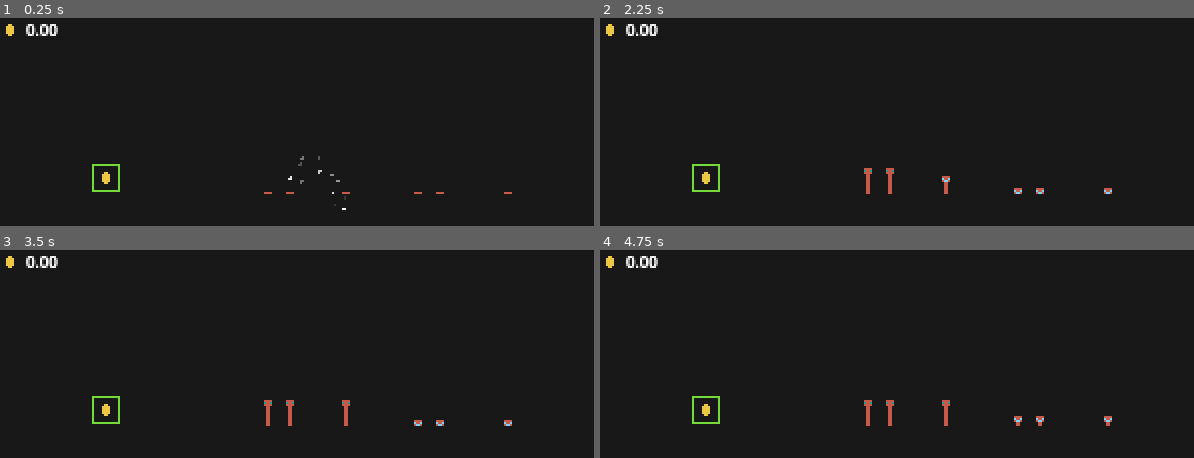
Above: before the commit, frames 1-4 (two rows, left to right).
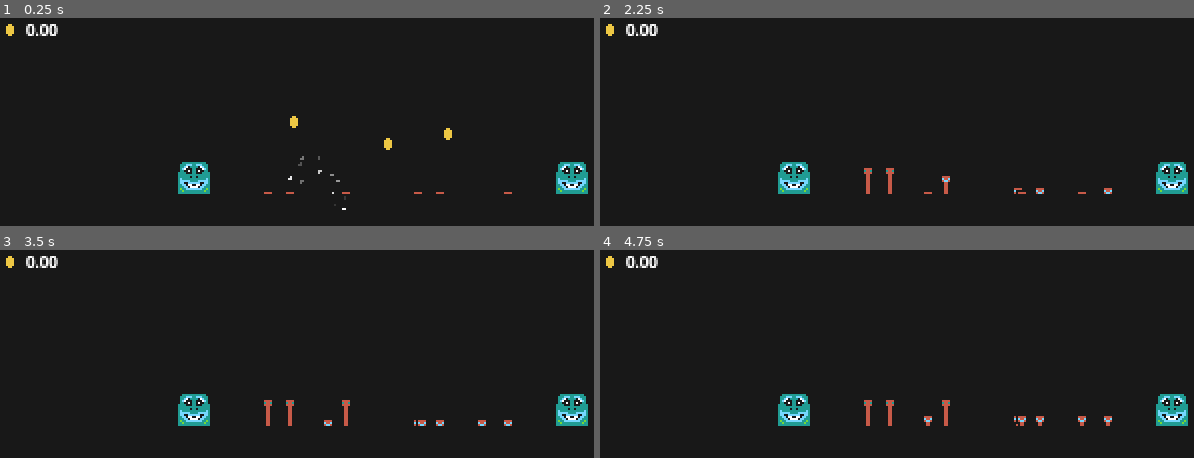
Above: after the commit, the same moments.

Repository: arthur-monteath/simple-game
Game: Godot game, scene res://root.tscn
The game is run twice, just before and just after one commit, with the same random seed, the same clock (stepped at 60 frames per second) and the same inputs.
Inputs (mouse positions are in pixels of both pictures, inside the frame that each line leads up to):
- Up to frame 1 (0.25 s): no input
- Up to frame 2 (2.25 s): move the mouse to (1057, 176) at 0.52 s; click (1057, 176) at 0.67 s; move the mouse to (784, 211) at 1.27 s; click (784, 211) at 1.42 s; tap Enter at 2 s; move the mouse to (980, 115) at 2.02 s; click (980, 115) at 2.17 s
- Up to frame 3 (3.5 s): move the mouse to (outside the picture) at 2.77 s; click (outside the picture) at 2.92 s
- Up to frame 4 (4.75 s): tap Space at 3.5 s; move the mouse to (outside the picture) at 3.52 s; click (outside the picture) at 3.67 s; move the mouse to (724, 372) at 4.27 s; click (724, 372) at 4.42 s

The runs differ from the first frame. In frame 1, 1.8% of the frame differs, in the area x 15-99%, y 47-85%; in frame 2, 1.7%; in frame 3, 1.7%; in frame 4, 1.8%.

Commit message:
Implemented seeds and eaters that make seeds

Diff:
--- /dev/null
+++ b/eater.gd
@@ -0,0 +1,47 @@
+extends Area2D
+
+const SEED = preload("uid://kj0h38f5mo1o")
+@onready var sprite: Sprite2D = %Sprite
+
+var eating := false:
+	get: return eating
+	set(value):
+		var tw := create_tween()
+		if value:
+			tw.tween_property(sprite, "frame", 2, 0.2)
+		else:
+			tw.tween_property(sprite, "frame", 0, 0.2)
+			tw.tween_callback(spawn_seeds.bind(eaten))
+			tw.tween_callback(func(): eaten = 0)
+		eating = value
+
+@onready var eating_timer: Timer = %EatingTimer
+
+func _ready():
+	eating_timer.timeout.connect(func(): eating = false)
+
+var eaten := 0
+
+func _on_body_entered(body: Node2D) -> void:
+	if body.is_in_group("eatable"):
+		eating = true
+		var body_sprite = body.get_node("Sprite")
+		body_sprite.reparent(self)
+		body.queue_free()
+		var tw := create_tween()
+		tw.set_ease(Tween.EASE_IN).set_trans(Tween.TRANS_QUAD)
+		tw.tween_property(body_sprite, "global_position", global_position, 0.25)
+		tw.tween_property(body_sprite, "scale", Vector2.ZERO, 1)
+		tw.tween_callback(func():
+			body_sprite.queue_free()
+			eaten += 1
+		)
+		eating_timer.start()
+
+func spawn_seeds(amount := 1):
+	for i in range(0, amount):
+		var seed: RigidBody2D = SEED.instantiate()
+		seed.global_position = global_position
+		seed.linear_velocity = Vector2.UP.rotated((randf()-0.5)*2 * PI/2.0) * 200.0
+		seed.get_child(0).global_scale *= 1 + randf()/2.0
+		get_parent().add_sibling(seed)
--- /dev/null
+++ b/eater.tscn
@@ -0,0 +1,25 @@
+[gd_scene load_steps=4 format=3 uid="uid://cnccj0ngj642u"]
+
+[ext_resource type="Texture2D" uid="uid://ppc1r2cq0yb3" path="res://eater.png" id="1_dkibs"]
+[ext_resource type="Script" uid="uid://3l43kwxmt6re" path="res://eater.gd" id="1_w2d8c"]
+
+[sub_resource type="RectangleShape2D" id="RectangleShape2D_28aoi"]
+size = Vector2(16, 16)
+
+[node name="Eater" type="Area2D"]
+collision_mask = 8
+script = ExtResource("1_w2d8c")
+
+[node name="Sprite" type="Sprite2D" parent="."]
+unique_name_in_owner = true
+texture = ExtResource("1_dkibs")
+hframes = 3
+
+[node name="Shape" type="CollisionShape2D" parent="."]
+unique_name_in_owner = true
+shape = SubResource("RectangleShape2D_28aoi")
+
+[node name="EatingTimer" type="Timer" parent="."]
+unique_name_in_owner = true
+
+[connection signal="body_entered" from="." to="." method="_on_body_entered"]
--- a/growables/bit.tscn
+++ b/growables/bit.tscn
@@ -5,7 +5,7 @@
 [sub_resource type="RectangleShape2D" id="RectangleShape2D_jnlp7"]
 size = Vector2(6, 6)
 
-[node name="Bit" type="RigidBody2D"]
+[node name="Bit" type="RigidBody2D" groups=["eatable"]]
 collision_layer = 8
 angular_damp = 10.0
 
--- a/project.godot
+++ b/project.godot
@@ -21,8 +21,13 @@
 window/stretch/mode="viewport"
 window/stretch/scale_mode="integer"
 
+[global_group]
+
+eatable=""
+
 [layer_names]
 
+2d_physics/layer_2="Seeds"
 2d_physics/layer_4="Bit"
 
 [rendering]
--- a/root.tscn
+++ b/root.tscn
@@ -1,9 +1,11 @@
-[gd_scene load_steps=12 format=3 uid="uid://cuwhrp4t3bu7s"]
+[gd_scene load_steps=14 format=3 uid="uid://cuwhrp4t3bu7s"]
 
 [ext_resource type="Script" uid="uid://d1gluxjec07si" path="res://main.gd" id="1_jnlp7"]
 [ext_resource type="PackedScene" uid="uid://b4sbfufuv43u1" path="res://structures/sell_box.tscn" id="2_28aoi"]
 [ext_resource type="Texture2D" uid="uid://cnnld05fwpmf6" path="res://coin.png" id="3_vvh5c"]
 [ext_resource type="PackedScene" uid="uid://dh646mn4hjd10" path="res://growables/growable.tscn" id="4_28aoi"]
+[ext_resource type="PackedScene" uid="uid://cnccj0ngj642u" path="res://eater.tscn" id="5_jnlp7"]
+[ext_resource type="PackedScene" uid="uid://kj0h38f5mo1o" path="res://seed.tscn" id="6_l8v81"]
 
 [sub_resource type="WorldBoundaryShape2D" id="WorldBoundaryShape2D_28aoi"]
 
@@ -38,6 +40,8 @@
 script = ExtResource("1_jnlp7")
 
 [node name="Ground" type="StaticBody2D" parent="."]
+collision_layer = 3
+collision_mask = 0
 
 [node name="Shape" type="CollisionShape2D" parent="Ground"]
 shape = SubResource("WorldBoundaryShape2D_28aoi")
@@ -52,31 +56,42 @@
 [node name="Structures" type="Node2D" parent="."]
 
 [node name="SellBox" parent="Structures" instance=ExtResource("2_28aoi")]
+visible = false
 position = Vector2(-104, -8)
 collision_layer = 0
 
-[node name="Growable" parent="." instance=ExtResource("4_28aoi")]
-position = Vector2(16, -7)
+[node name="Eater" parent="Structures" instance=ExtResource("5_jnlp7")]
+position = Vector2(-60, -8)
+
+[node name="Eater2" parent="Structures" instance=ExtResource("5_jnlp7")]
+position = Vector2(129, -8)
+
+[node name="Plants" type="Node2D" parent="."]
+unique_name_in_owner = true
+position = Vector2(17, -7)
+
+[node name="Growable" parent="Plants" instance=ExtResource("4_28aoi")]
+position = Vector2(-1, 0)
 growth_time = 0.5
 
-[node name="Growable5" parent="." instance=ExtResource("4_28aoi")]
-position = Vector2(-12, -7)
+[node name="Growable5" parent="Plants" instance=ExtResource("4_28aoi")]
+position = Vector2(-29, 0)
 growth_time = 0.5
 growth = 1.0
 
-[node name="Growable6" parent="." instance=ExtResource("4_28aoi")]
-position = Vector2(-23, -7)
+[node name="Growable6" parent="Plants" instance=ExtResource("4_28aoi")]
+position = Vector2(-40, 0)
 growth_time = 0.5
 growth = 1.0
 
-[node name="Growable2" parent="." instance=ExtResource("4_28aoi")]
-position = Vector2(52, -7)
+[node name="Growable2" parent="Plants" instance=ExtResource("4_28aoi")]
+position = Vector2(35, 0)
 
-[node name="Growable4" parent="." instance=ExtResource("4_28aoi")]
-position = Vector2(63, -7)
+[node name="Growable4" parent="Plants" instance=ExtResource("4_28aoi")]
+position = Vector2(46, 0)
 
-[node name="Growable3" parent="." instance=ExtResource("4_28aoi")]
-position = Vector2(97, -7)
+[node name="Growable3" parent="Plants" instance=ExtResource("4_28aoi")]
+position = Vector2(80, 0)
 
 [node name="Trail" type="Line2D" parent="."]
 width = 3.0
@@ -149,3 +164,12 @@
 size_flags_horizontal = 4
 text = "0.00"
 label_settings = SubResource("LabelSettings_28aoi")
+
+[node name="Seed" parent="." instance=ExtResource("6_l8v81")]
+position = Vector2(37, -53)
+
+[node name="Seed2" parent="." instance=ExtResource("6_l8v81")]
+position = Vector2(67, -58)
+
+[node name="Seed3" parent="." instance=ExtResource("6_l8v81")]
+position = Vector2(-10, -64)
--- /dev/null
+++ b/seed.gd
@@ -0,0 +1,19 @@
+extends RigidBody2D
+
+const GROWABLE = preload("uid://dh646mn4hjd10")
+@onready var sprite: Sprite2D = %Sprite
+
+func _on_body_entered(_body: Node) -> void:
+	plant()
+
+@onready var plants: Node2D = %Plants
+
+func plant():
+	var growable := GROWABLE.instantiate()
+	growable.global_position = global_position
+	if plants: plants.add_child(growable)
+	else: add_sibling(growable)
+	growable.position.y = 0
+	var tw := create_tween()
+	tw.tween_property(sprite, "self_modulate:a", 0, 1)
+	tw.tween_callback(queue_free)
--- /dev/null
+++ b/seed.tscn
@@ -0,0 +1,24 @@
+[gd_scene load_steps=4 format=3 uid="uid://kj0h38f5mo1o"]
+
+[ext_resource type="Script" uid="uid://cmyneeba0leg3" path="res://seed.gd" id="1_a1cqr"]
+[ext_resource type="Texture2D" uid="uid://cnnld05fwpmf6" path="res://coin.png" id="2_24r2x"]
+
+[sub_resource type="CircleShape2D" id="CircleShape2D_jnlp7"]
+radius = 4.0
+
+[node name="Seed" type="RigidBody2D"]
+collision_layer = 0
+collision_mask = 2
+contact_monitor = true
+max_contacts_reported = 1
+script = ExtResource("1_a1cqr")
+
+[node name="Sprite" type="Sprite2D" parent="."]
+unique_name_in_owner = true
+texture = ExtResource("2_24r2x")
+
+[node name="Shape" type="CollisionShape2D" parent="."]
+unique_name_in_owner = true
+shape = SubResource("CircleShape2D_jnlp7")
+
+[connection signal="body_entered" from="." to="." method="_on_body_entered"]
Binary file added: eater.ase
Not shown, added: eater.gd.uid
Binary file added: eater.png
Not shown, added: eater.png.import
Not shown, added: seed.gd.uid
